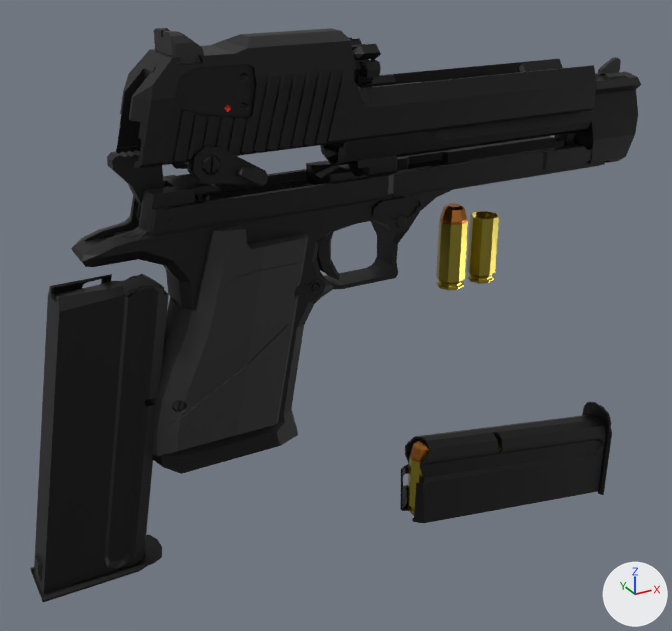
An edit to the glTF model assets/models/low-poly_desert_eagle_xix.glb, drawn before and after from the same camera.
The view is the same before and after, from a 50 mm camera at (-2.1, -3.38, 1.2) aimed at (-0.18, 0.12, -0.55). The lights are fixed; the arrows at lower right show +X, +Y and +Z. The first picture is the older version. Where no turn or scale is listed for an object, it has been applied to the vertices.

The older version as bpy lines, for what is in view:
```python
ob_object_10 = bpy.data.objects.new('Object_10', me_object_4)
ob_object_10.location = (-1.357, 0.0, -0.786)
ob_object_12 = bpy.data.objects.new('Object_12', me_object_5)
ob_object_12.location = (0.832, 0.0, -1.617)
ob_object_13 = bpy.data.objects.new('Object_13', me_object_6)
ob_object_13.location = (0.832, 0.0, -1.617)
ob_object_14 = bpy.data.objects.new('Object_14', me_object_7)
ob_object_14.location = (0.832, 0.0, -1.617)
ob_object_19 = bpy.data.objects.new('Object_19', me_object_10)
ob_object_19.location = (-0.066, 0.0, 0.542)
ob_object_20 = bpy.data.objects.new('Object_20', me_object_11)
ob_object_20.location = (-0.066, 0.0, 0.542)
ob_object_25 = bpy.data.objects.new('Object_25', me_object_14)
ob_object_25.location = (-0.089, 0.0, -0.385)
ob_object_9 = bpy.data.objects.new('Object_9', me_object_3)
ob_object_9.location = (-1.357, 0.0, -0.786)
# also in view: 'Object_16' at (0.55, 0.0, 0.25); 'Object_28' at (-1.05, 0.0, 0.17); 'Object_26' at (-0.81, 0.0, -0.42); 'Object_4' at (0.38, 0.0, -0.3); 'Object_23' at (-0.79, 0.0, 0.31)
```
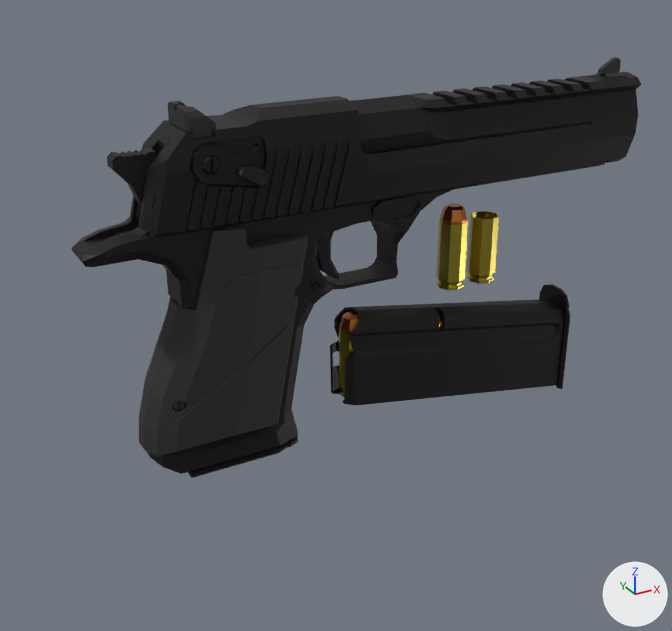
Where the change shows, as pixel boxes [x1, y1, x2, y2] in the pictures (672 x 631 px):
```json
{"object": "Object_19", "change": "moved", "before": [116, 28, 599, 169], "after": [142, 96, 596, 238]}
{"object": "Object_12", "change": "moved", "before": [400, 402, 612, 523], "after": [330, 284, 570, 405]}
{"object": "Object_9", "change": "moved", "before": [30, 274, 169, 602], "after": [188, 436, 298, 478]}
{"object": "Object_20", "change": "moved", "before": [154, 28, 204, 64], "after": [167, 101, 216, 138]}
{"object": "Object_13", "change": "moved", "before": [407, 438, 501, 513], "after": [339, 319, 443, 395], "on screen": "mostly hidden"}
{"object": "Object_10", "change": "moved", "before": [54, 274, 164, 301], "on screen": "not visible afterwards"}
{"object": "Object_14", "change": "moved", "before": [410, 434, 496, 462], "after": [340, 310, 441, 334]}
```

The change, as JSON lines over the scene's bpy script:
```json
{"op": "set", "path": "ob_object_19.location", "old": "(-0.066, 0.0, 0.542)", "new": "(-0.033, 0.0, 0.271)"}
{"op": "set", "path": "ob_object_20.location", "old": "(-0.066, 0.0, 0.542)", "new": "(-0.033, 0.0, 0.271)"}
{"op": "set", "path": "ob_object_9.location", "old": "(-1.357, 0.0, -0.786)", "new": "(-0.678, 0.0, -0.393)"}
{"op": "set", "path": "ob_object_10.location", "old": "(-1.357, 0.0, -0.786)", "new": "(-0.678, 0.0, -0.393)"}
{"op": "set", "path": "ob_object_12.location", "old": "(0.832, 0.0, -1.617)", "new": "(0.416, 0.0, -0.809)"}
{"op": "set", "path": "ob_object_13.location", "old": "(0.832, 0.0, -1.617)", "new": "(0.416, 0.0, -0.809)"}
{"op": "set", "path": "ob_object_14.location", "old": "(0.832, 0.0, -1.617)", "new": "(0.416, 0.0, -0.809)"}
```
